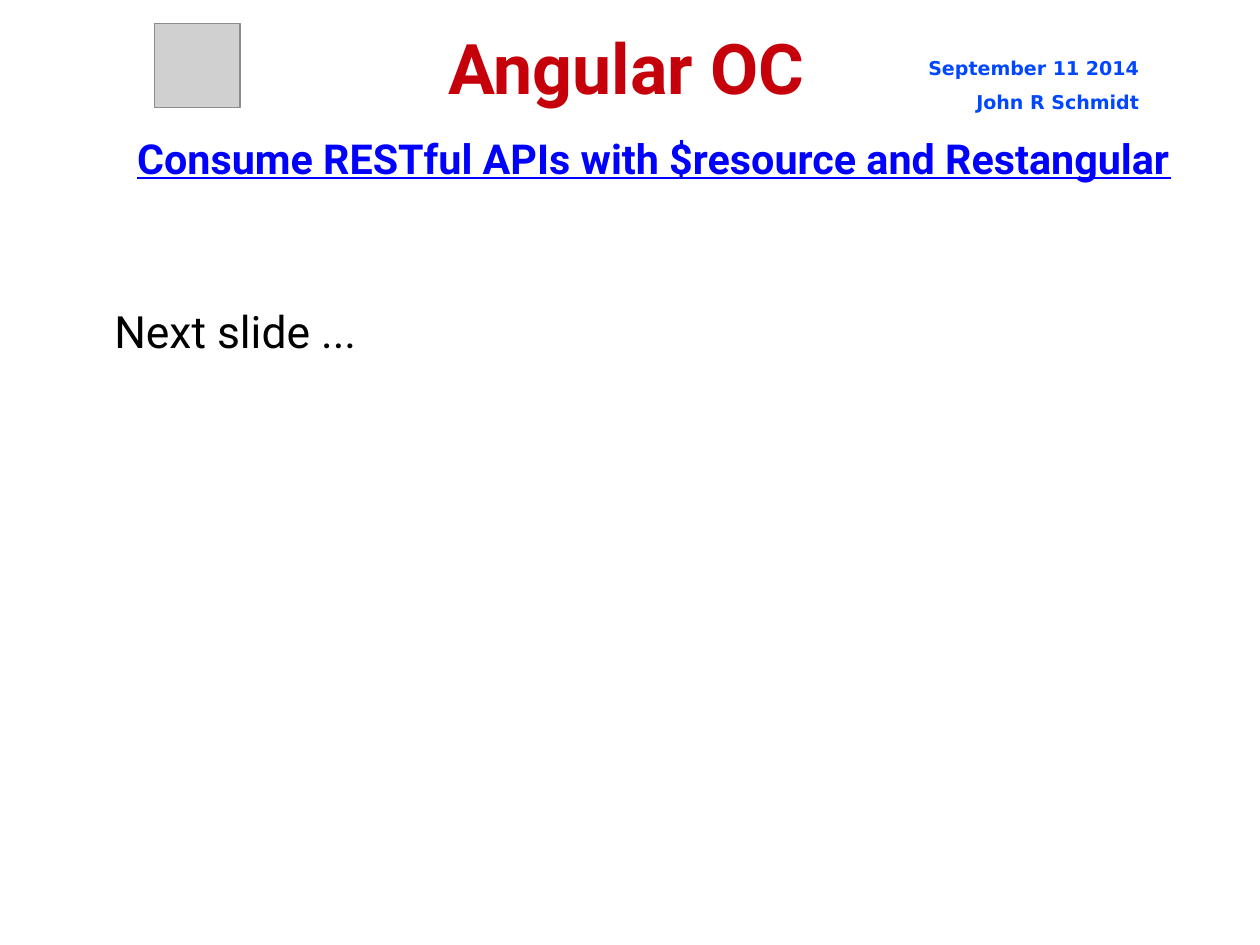
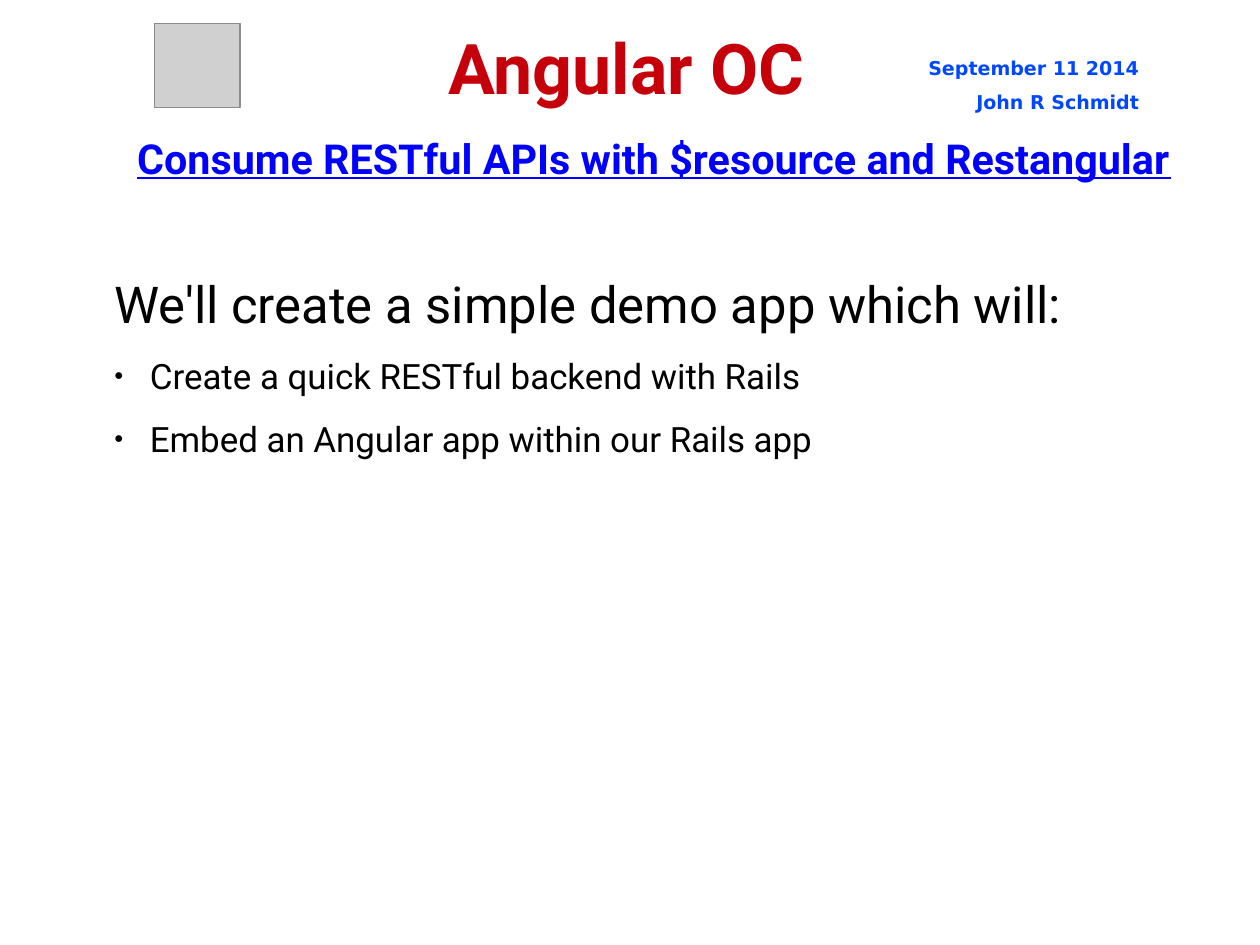
Before and after one commit to jrschmidt/fifa-angular-rest-demo, a slide deck: slide 9 of fifa.odp (slide 60 before the commit). Drawn at 1260x945 pixels with LibreOffice and Linux fonts; fonts in the diff are those of the drawing; grey boxes stand for pictures; background and template pictures are left out. Boxes give left, top, right and bottom in pixels: in the first picture for what was removed or moved away, otherwise in the second. Text is boxed around its words. In the diff, an @@ line names an element or a change of style, - is before the commit and + after.

```diff
--- a/fifa.odp
+++ b/fifa.odp
@@ text added at <box>114,285,1062,460</box>, 22 pt, text #000000 @@
+We'll create a simple demo app which will:
+● Create a quick RESTful backend with Rails
+● Embed an Angular app within our Rails app
@@ subtitle removed at <box>114,314,310,349</box> @@
-Next slide ...
```
Also in this commit, not shown: 8 other slides changed, 2 slides added, 1 other file.
